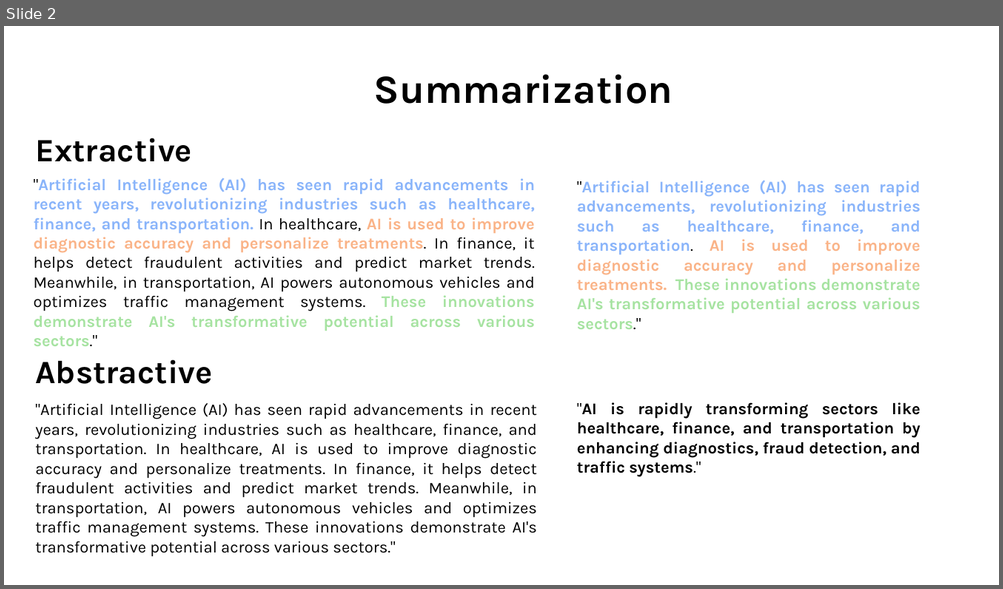
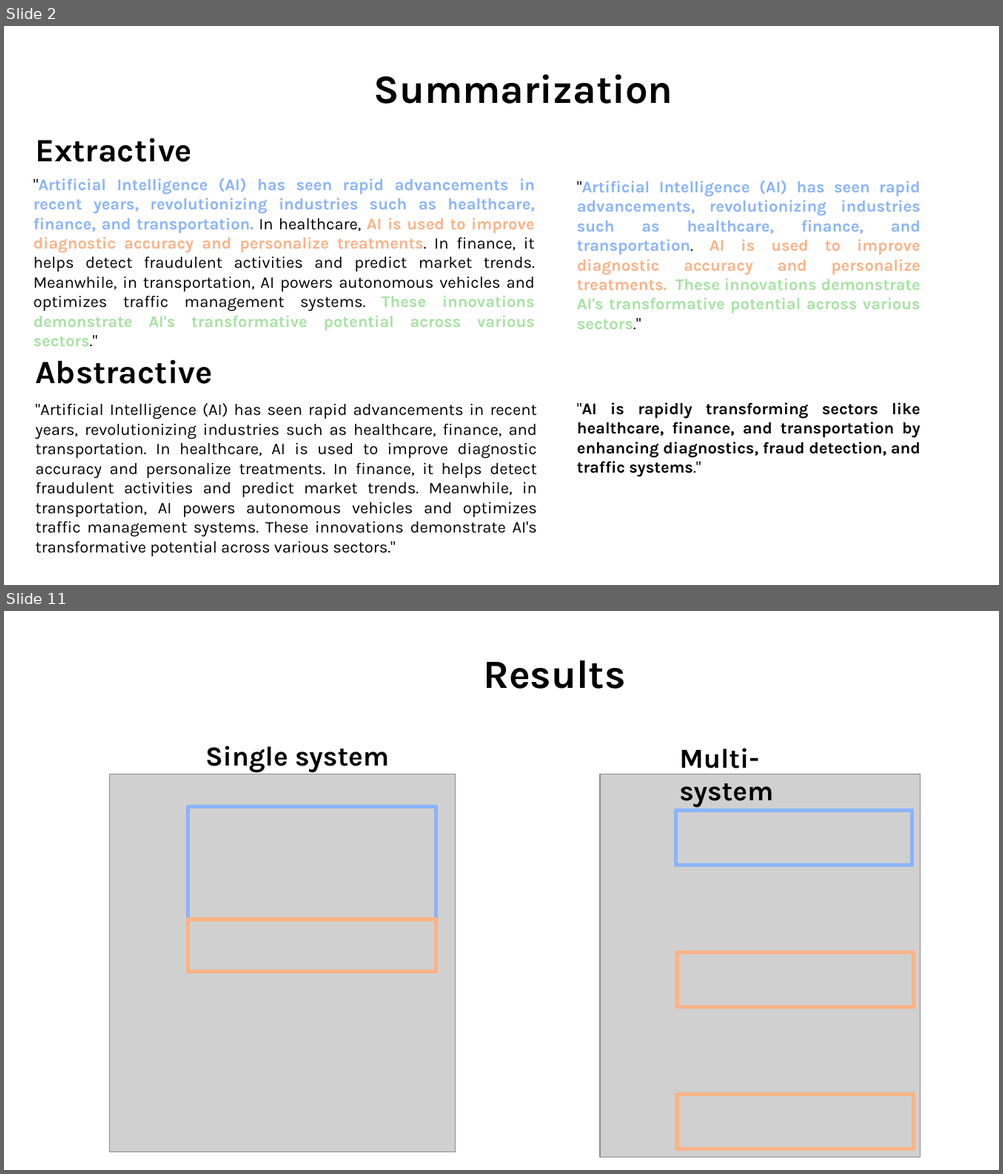
Before and after one commit to fcoelhomrc/abstractive-summarization, a slide deck: presentation/presentation.odp. Shown one above the other, each under a label of ours: slide 2 before the commit, slides 2 and 11 after it; the slides between them are not shown. The pictures are 1003x589 and 1003x1174 pixels, drawn with LibreOffice and Linux fonts; fonts in the diff are those of the drawing; grey boxes stand for pictures. Boxes give left, top, right and bottom in pixels: in the first picture for what was removed or moved away, otherwise in the second. Text is boxed around its words. In the diff, an @@ line names an element or a change of style, - is before the commit and + after.

```diff
--- a/presentation/presentation.odp
+++ b/presentation/presentation.odp
@@ slide 11 added at bbox=[4, 611, 999, 1170], background #FFFFFF @@
@@ text added at bbox=[483, 660, 625, 689], 32 pt, text #000000, bold @@
+Results
@@ text added at bbox=[205, 746, 389, 773], 22 pt, text #000000, bold @@
+Single system
@@ text added at bbox=[679, 748, 773, 808], 22 pt, text #000000, bold @@
+Multi-system
@@ picture added at bbox=[110, 775, 455, 1153] @@
@@ picture added at bbox=[600, 775, 920, 1158] @@
@@ rectangle added at bbox=[188, 807, 436, 920], outline #89B4FA 3 pt @@
@@ rectangle added at bbox=[675, 811, 912, 866], outline #89B4FA 3 pt @@
@@ rectangle added at bbox=[188, 920, 436, 972], outline #FAB387 3 pt @@
@@ rectangle added at bbox=[677, 953, 913, 1008], outline #FAB387 3 pt @@
@@ rectangle added at bbox=[677, 1095, 913, 1150], outline #FAB387 3 pt @@
```
Also in this commit, not shown: 6 other slides added, 1 other file.
